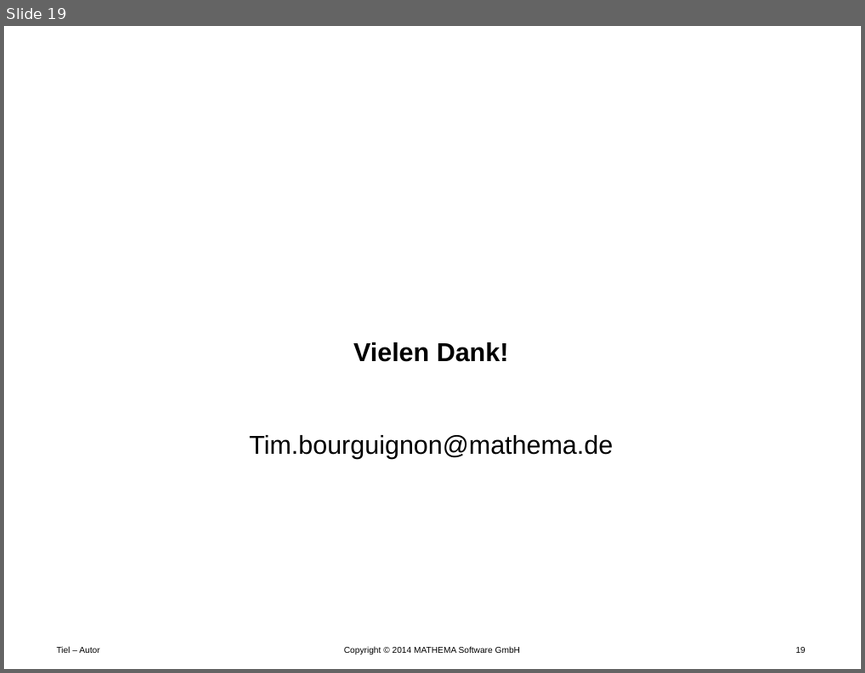
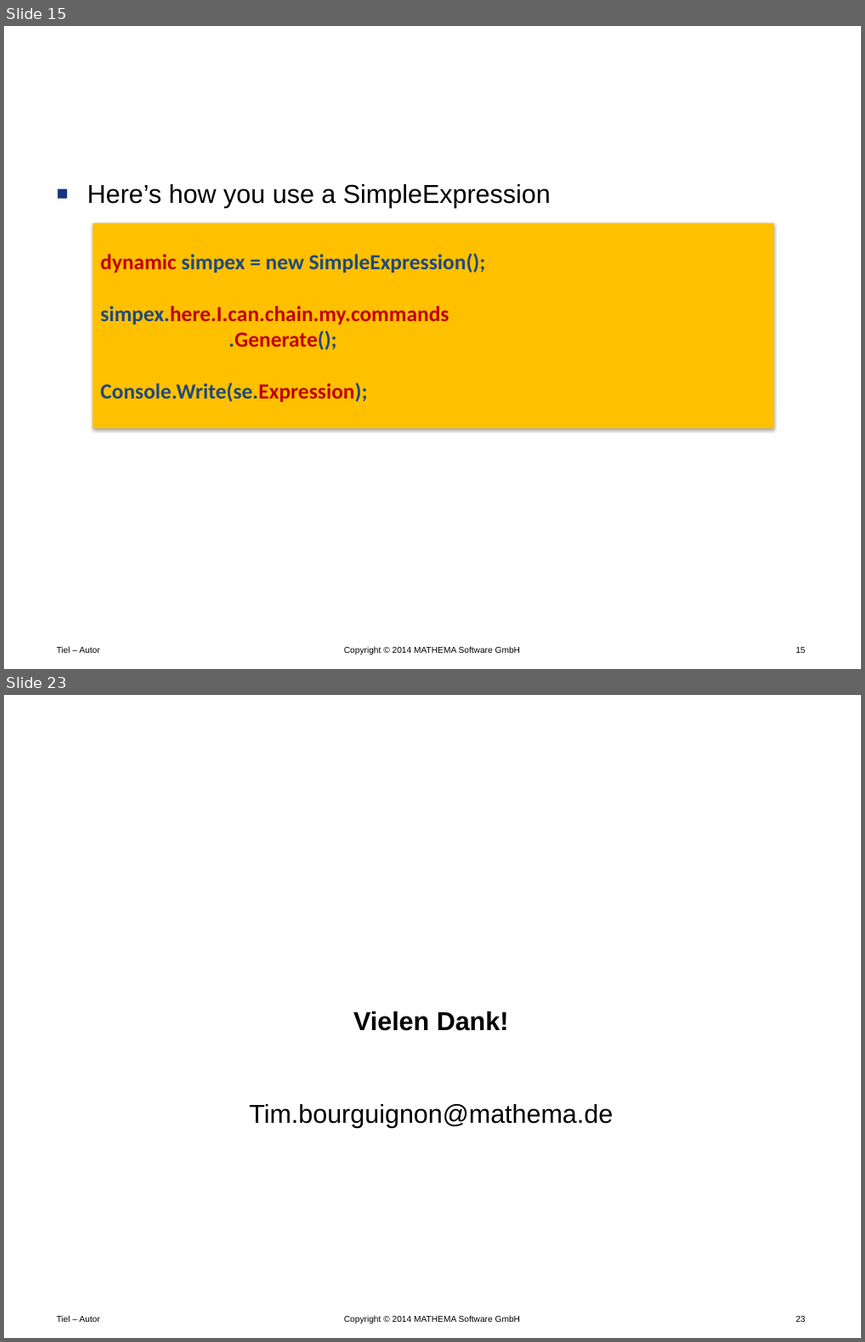
Before and after one commit to Timothep/Talk.LostInTranslation, a slide deck: LostInTranslation.pptx. Shown one above the other, each under a label of ours: slide 19 before the commit, slides 15 and 23 after it; the slides between them are not shown. The pictures are 865x673 and 865x1342 pixels, drawn with LibreOffice and Linux fonts; fonts in the diff are those of the drawing; background and template pictures are left out. Boxes give left, top, right and bottom in pixels: in the first picture for what was removed or moved away, otherwise in the second. Text is boxed around its words. In the diff, an @@ line names an element or a change of style, - is before the commit and + after.

Commit message:
Debut SimpleExpression

```diff
--- a/LostInTranslation.pptx
+++ b/LostInTranslation.pptx
@@ slide 15 added at box(4, 26, 861, 669), background #FFFFFF; not listed: 3 template elements that a slide beside it also shows @@
@@ title added at box(250, 63, 806, 107), 24 pt, text #FFFFFF, bold @@
+How to manipulate SimpleExpressions?
@@ text added at box(87, 184, 551, 208), 24 pt, text #000000 @@
+■ Here’s how you use a SimpleExpression
@@ rectangle added at box(92, 222, 774, 428), fill #FFC000, 20 pt, text #1F497D, bold @@
+dynamic simpex = new SimpleExpression();
+simpex.here.I.can.chain.my.commands
+.Generate();
+Console.Write(se.Expression);
@@ what was slide 19 is now slide 23 @@
@@ page number at box(795, 1315, 805, 1321): text changed @@
-19
+23
```
Also in this commit, not shown: 2 slides changed, 6 other slides added, 3 slides removed.
